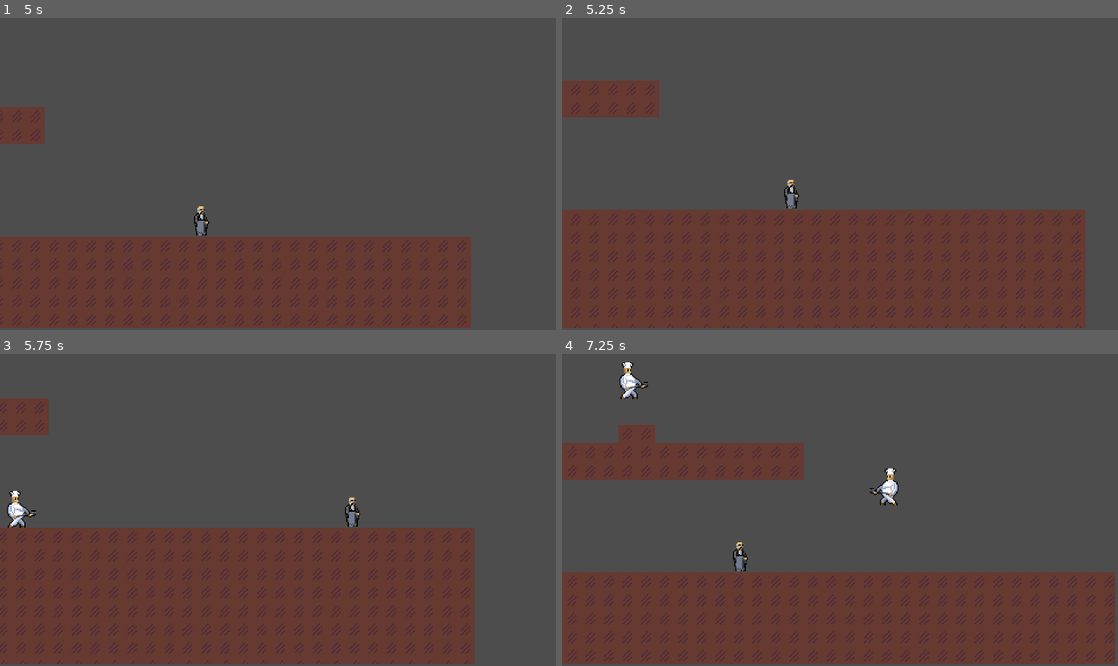
Above: before the commit, frames 1-4 (two rows, left to right).
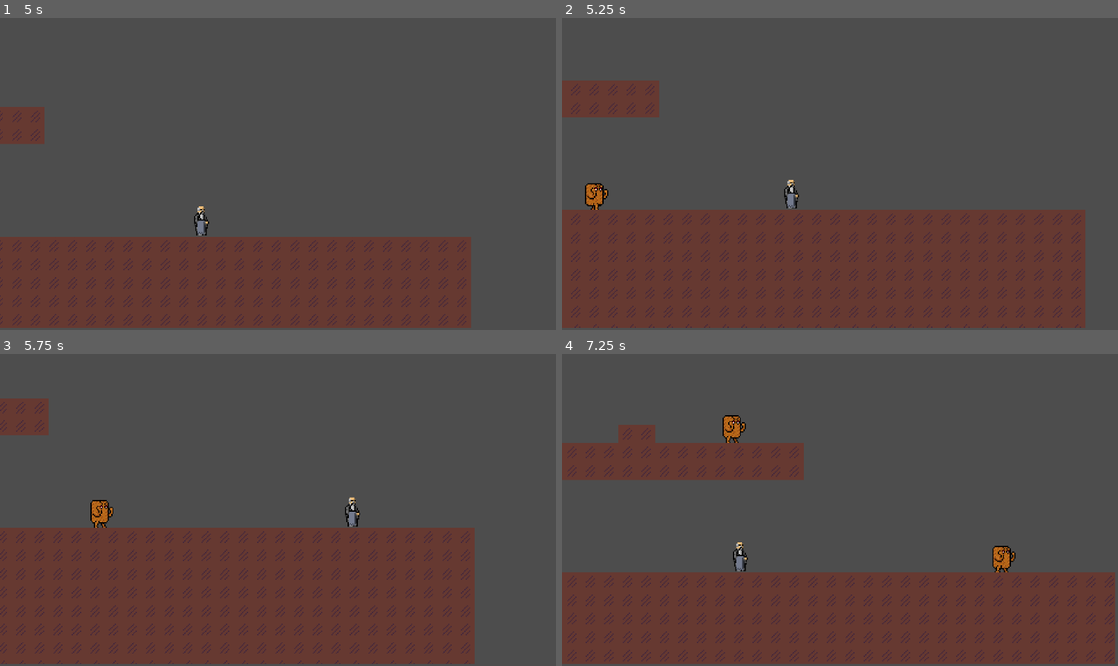
Above: after the commit, the same moments.

Repository: tixvage/bgj25.2
Game: Godot game, scene res://scenes/main.tscn
The game is run twice, just before and just after one commit, with the same random seed, the same clock (stepped at 60 frames per second) and the same inputs. The engine's default icon, where the game draws it, is replaced by a stand-in: a white triangle on a blue panel in a dark square. Sound files missing from this copy of the repository are replaced by a short silence.
Inputs (mouse positions are in pixels of both pictures, inside the frame that each line leads up to):
- Up to frame 1 (5 s): move the mouse to (400, 158) at 0.52 s; hold D (move_right) 0.53-2.03 s; click (400, 158) at 0.6 s; tap W (move_up) at 0.77, 1.52, 3.02, 3.77, 4.52 s; move the mouse to (166, 189) at 1.27 s; click (166, 189) at 1.35 s; move the mouse to (333, 105) at 2.02 s; hold A (move_left) 2.03-2.78 s; click (333, 105) at 2.1 s; move the mouse to (250, 236) at 2.77 s; hold D (move_right) 2.78-4.28 s; click (250, 236) at 2.85 s; move the mouse to (444, 220) at 3.52 s; click (444, 220) at 3.6 s; move the mouse to (111, 127) at 4.27 s; hold A (move_left) from 4.28 s (still down); click (111, 127) at 4.35 s
- Up to frame 2 (5.25 s): move the mouse to (867, 174) at 5.02 s; release A (move_left) at 5.03 s; hold D (move_right) from 5.03 s (still down); click (867, 174) at 5.1 s
- Up to frame 3 (5.75 s): keep holding D (move_right)
- Up to frame 4 (7.25 s): move the mouse to (756, 432) at 5.77 s; release D (move_right) at 5.78 s; hold A (move_left) from 5.78 s (still down); click (756, 432) at 5.85 s; tap W (move_up) at 6.02, 6.77 s; move the mouse to (962, 494) at 6.52 s; click (962, 494) at 6.6 s

Frame 1 is identical in both runs. In frame 2, 0.3% of the frame differs, in the area x 4-9%, y 53-62%; in frame 3, 0.6%; in frame 4, 1.2%, in the area x 10-82%, y 2-70%.

Commit message:
add real enemy animations

Diff:
--- a/scenes/demo_world.tscn
+++ b/scenes/demo_world.tscn
@@ -96,6 +96,9 @@
 [sub_resource type="RectangleShape2D" id="RectangleShape2D_4hlwr"]
 size = Vector2(16, 28)
 
+[sub_resource type="RectangleShape2D" id="RectangleShape2D_1464v"]
+size = Vector2(10, 5)
+
 [sub_resource type="RectangleShape2D" id="RectangleShape2D_tdn6g"]
 
 [node name="DemoWorld" type="Node2D"]
@@ -137,6 +140,12 @@
 position = Vector2(-3, 0)
 shape = SubResource("RectangleShape2D_4hlwr")
 
+[node name="HandArea" type="Area2D" parent="Player"]
+position = Vector2(7, 1)
+
+[node name="CollisionShape2D" type="CollisionShape2D" parent="Player/HandArea"]
+shape = SubResource("RectangleShape2D_1464v")
+
 [node name="DashDamageArea" type="Area2D" parent="Player"]
 position = Vector2(-2, 7)
 
--- a/scenes/enemy_none.tscn
+++ b/scenes/enemy_none.tscn
@@ -1,9 +1,9 @@
-[gd_scene load_steps=9 format=3 uid="uid://bfxyd2q71orbl"]
+[gd_scene load_steps=27 format=3 uid="uid://bfxyd2q71orbl"]
 
 [ext_resource type="Script" uid="uid://cgs4vdxquu2oq" path="res://scripts/enemy_none.gd" id="1_en8ch"]
 [ext_resource type="Script" uid="uid://cper3rsha37eo" path="res://scripts/enemy_data.gd" id="2_gqwvd"]
-[ext_resource type="Texture2D" uid="uid://b1g1yytw1fwip" path="res://assets/sprite/chefmitani.png" id="2_kar1k"]
 [ext_resource type="Shader" uid="uid://wykxxfv30sal" path="res://shaders/flash.gdshader" id="3_gqwvd"]
+[ext_resource type="Texture2D" uid="uid://b5240h5jumjff" path="res://assets/sprite/Lotusman.png" id="4_gqwvd"]
 
 [sub_resource type="Resource" id="Resource_d7m88"]
 script = ExtResource("2_gqwvd")
@@ -12,10 +12,156 @@
 metadata/_custom_type_script = "uid://cper3rsha37eo"
 
 [sub_resource type="RectangleShape2D" id="RectangleShape2D_1464v"]
-size = Vector2(19, 32)
+size = Vector2(19, 24)
 
 [sub_resource type="RectangleShape2D" id="RectangleShape2D_da435"]
-size = Vector2(19, 32)
+size = Vector2(19, 24)
+
+[sub_resource type="ShaderMaterial" id="ShaderMaterial_gqwvd"]
+resource_local_to_scene = true
+shader = ExtResource("3_gqwvd")
+shader_parameter/flash_light = Vector4(1, 1, 1, 1)
+shader_parameter/flash_amount = 0.0
+
+[sub_resource type="AtlasTexture" id="AtlasTexture_gqwvd"]
+atlas = ExtResource("4_gqwvd")
+region = Rect2(0, 96, 24, 24)
+
+[sub_resource type="AtlasTexture" id="AtlasTexture_d7m88"]
+atlas = ExtResource("4_gqwvd")
+region = Rect2(24, 96, 24, 24)
+
+[sub_resource type="AtlasTexture" id="AtlasTexture_cyj6w"]
+atlas = ExtResource("4_gqwvd")
+region = Rect2(48, 96, 24, 24)
+
+[sub_resource type="AtlasTexture" id="AtlasTexture_t8boq"]
+atlas = ExtResource("4_gqwvd")
+region = Rect2(72, 96, 24, 24)
+
+[sub_resource type="AtlasTexture" id="AtlasTexture_y42mx"]
+atlas = ExtResource("4_gqwvd")
+region = Rect2(96, 96, 24, 24)
+
+[sub_resource type="AtlasTexture" id="AtlasTexture_oi0rk"]
+atlas = ExtResource("4_gqwvd")
+region = Rect2(0, 72, 24, 24)
+
+[sub_resource type="AtlasTexture" id="AtlasTexture_06vrd"]
+atlas = ExtResource("4_gqwvd")
+region = Rect2(24, 72, 24, 24)
+
+[sub_resource type="AtlasTexture" id="AtlasTexture_nh8u4"]
+atlas = ExtResource("4_gqwvd")
+region = Rect2(48, 72, 24, 24)
+
+[sub_resource type="AtlasTexture" id="AtlasTexture_46ajb"]
+atlas = ExtResource("4_gqwvd")
+region = Rect2(72, 72, 24, 24)
+
+[sub_resource type="AtlasTexture" id="AtlasTexture_hq6qb"]
+atlas = ExtResource("4_gqwvd")
+region = Rect2(0, 0, 24, 24)
+
+[sub_resource type="AtlasTexture" id="AtlasTexture_65x8r"]
+atlas = ExtResource("4_gqwvd")
+region = Rect2(24, 0, 24, 24)
+
+[sub_resource type="AtlasTexture" id="AtlasTexture_28vlo"]
+atlas = ExtResource("4_gqwvd")
+region = Rect2(0, 48, 24, 24)
+
+[sub_resource type="AtlasTexture" id="AtlasTexture_lkrd3"]
+atlas = ExtResource("4_gqwvd")
+region = Rect2(0, 24, 24, 24)
+
+[sub_resource type="AtlasTexture" id="AtlasTexture_skfxb"]
+atlas = ExtResource("4_gqwvd")
+region = Rect2(24, 24, 24, 24)
+
+[sub_resource type="AtlasTexture" id="AtlasTexture_gqt1m"]
+atlas = ExtResource("4_gqwvd")
+region = Rect2(48, 24, 24, 24)
+
+[sub_resource type="AtlasTexture" id="AtlasTexture_q7pmh"]
+atlas = ExtResource("4_gqwvd")
+region = Rect2(72, 24, 24, 24)
+
+[sub_resource type="SpriteFrames" id="SpriteFrames_cyj6w"]
+animations = [{
+"frames": [{
+"duration": 0.8,
+"texture": SubResource("AtlasTexture_gqwvd")
+}, {
+"duration": 0.8,
+"texture": SubResource("AtlasTexture_d7m88")
+}, {
+"duration": 0.8,
+"texture": SubResource("AtlasTexture_cyj6w")
+}, {
+"duration": 0.8,
+"texture": SubResource("AtlasTexture_t8boq")
+}, {
+"duration": 0.8,
+"texture": SubResource("AtlasTexture_y42mx")
+}],
+"loop": false,
+"name": &"die",
+"speed": 5.0
+}, {
+"frames": [{
+"duration": 0.8,
+"texture": SubResource("AtlasTexture_oi0rk")
+}, {
+"duration": 0.8,
+"texture": SubResource("AtlasTexture_06vrd")
+}, {
+"duration": 0.8,
+"texture": SubResource("AtlasTexture_nh8u4")
+}, {
+"duration": 0.8,
+"texture": SubResource("AtlasTexture_46ajb")
+}],
+"loop": true,
+"name": &"hit",
+"speed": 5.0
+}, {
+"frames": [{
+"duration": 0.8,
+"texture": SubResource("AtlasTexture_hq6qb")
+}, {
+"duration": 0.8,
+"texture": SubResource("AtlasTexture_65x8r")
+}],
+"loop": false,
+"name": &"idle",
+"speed": 5.0
+}, {
+"frames": [{
+"duration": 0.8,
+"texture": SubResource("AtlasTexture_28vlo")
+}],
+"loop": false,
+"name": &"jump",
+"speed": 5.0
+}, {
+"frames": [{
+"duration": 0.8,
+"texture": SubResource("AtlasTexture_lkrd3")
+}, {
+"duration": 0.8,
+"texture": SubResource("AtlasTexture_skfxb")
+}, {
+"duration": 0.8,
+"texture": SubResource("AtlasTexture_gqt1m")
+}, {
+"duration": 0.8,
+"texture": SubResource("AtlasTexture_q7pmh")
+}],
+"loop": false,
+"name": &"run",
+"speed": 5.0
+}]
 
 [sub_resource type="ShaderMaterial" id="ShaderMaterial_d7m88"]
 resource_local_to_scene = true
@@ -43,11 +189,15 @@
 
 [node name="Root" type="Node2D" parent="."]
 
+[node name="AnimatedSprite2D" type="AnimatedSprite2D" parent="Root"]
+material = SubResource("ShaderMaterial_gqwvd")
+sprite_frames = SubResource("SpriteFrames_cyj6w")
+animation = &"run"
+
 [node name="Sprite2D" type="Sprite2D" parent="Root"]
+visible = false
 material = SubResource("ShaderMaterial_d7m88")
-texture = ExtResource("2_kar1k")
-hframes = 4
-vframes = 4
+texture = ExtResource("4_gqwvd")
 
 [node name="ObstacleRay" type="RayCast2D" parent="Root"]
 position = Vector2(0, 9)
@@ -60,3 +210,4 @@
 target_position = Vector2(0, -80)
 
 [connection signal="timeout" from="FlashTimer" to="." method="_on_flash_timer_timeout"]
+[connection signal="animation_finished" from="Root/AnimatedSprite2D" to="." method="_on_animated_sprite_2d_animation_finished"]
--- a/scripts/enemy_none.gd
+++ b/scripts/enemy_none.gd
@@ -4,7 +4,9 @@
 
 enum State {
 	RANDOM,
+	IDLE,
 	JUMP,
+	DIE,
 	KNOCKBACK,
 }
 
@@ -12,6 +14,7 @@
 const KNOCKBACK_FORCE_X: float = 10.0
 const KNOCKBACK_FORCE_Y: float = -30.0
 const KNOCKBACK_TIME: float = 0.7
+const IDLE_TIME: float = 1.0
 
 var accel: float = 200.0
 var state: State = State.RANDOM
@@ -19,11 +22,12 @@
 var knockback: Vector2
 var knockback_timer: float = 0.0
 var health: float = MAX_HEALTH
-var need_new_target: bool = false
+var need_new_target: bool = true
 var skipped_possible_jump: bool = false
+var idle_timer: float = IDLE_TIME
 
 @onready var flash_timer: Timer = $FlashTimer
-@onready var sprite: Sprite2D = $Root/Sprite2D
+@onready var sprite: AnimatedSprite2D = $Root/AnimatedSprite2D
 @onready var obstacle_ray: RayCast2D = $Root/ObstacleRay
 @onready var optional_jump_ray: RayCast2D = $Root/OptionalJumpRay
 @onready var head_ray: RayCast2D = $Root/HeadRay
@@ -31,28 +35,28 @@
 
 func change_state(new_state: State) -> void:
 	state = new_state
-	if state == State.RANDOM and need_new_target:
+	if state == State.IDLE:
+		idle_timer = IDLE_TIME
+	elif state == State.RANDOM and need_new_target:
 		current_target_x = randf_range(Global.enemy_manager.world_limit_min, Global.enemy_manager.world_limit_max)
 		need_new_target = false
+
 
 func _ready() -> void:
 	change_state(State.RANDOM)
 
 
-func die() -> void:
-	queue_free()
-
-
 func damage(amount: float) -> void:
 	health -= amount
 	if health <= 0:
-		die()
+		change_state(State.DIE)
 
 	flash_timer.start()
 	sprite.material.set_shader_parameter("flash_amount", 0.8)
 
 
 func damage_from_up(raw_nearness: float, mass: float) -> void:
+	if state == State.DIE: return
 	var nearness: float = absf(raw_nearness)
 	apply_knockback(
 		KNOCKBACK_TIME * nearness * Global.rng.randf_range(0.8, 1.2),
@@ -62,14 +66,27 @@
 		)
 	)
 	var damage_amount: float = mass * nearness * 2
+	change_state(State.KNOCKBACK)
 	damage(damage_amount)
-	change_state(State.KNOCKBACK)
 
 
 func apply_knockback(time: float, force: Vector2) -> void:
 	knockback = force
-	velocity.y = force.y
+	if force.y != 0:
+		velocity.y = force.y
 	knockback_timer = time
+
+
+func _process(delta: float) -> void:
+	if state == State.DIE:
+		if velocity.y == 0:
+			sprite.play("die")
+	elif velocity == Vector2.ZERO:
+		sprite.play("idle")
+	elif velocity.y != 0:
+		sprite.play("jump")
+	else:
+		sprite.play("run")
 
 
 func _physics_process(delta: float) -> void:
@@ -78,14 +95,12 @@
 	if not is_on_floor():
 		velocity += get_gravity() * delta
 
-	if state == State.RANDOM:
-		if abs(global_position.x - current_target_x) < Global.EPS:
-			need_new_target = true
-			change_state(State.RANDOM)
+	if state == State.DIE:
+		velocity.x = 0
+	elif state == State.RANDOM:
 		velocity.x = global_position.direction_to(Vector2(current_target_x, global_position.y)).x * 200.0
 		if obstacle_ray.is_colliding() and is_on_floor():
 			velocity.y = -300
-
 		#worst shit
 		if skipped_possible_jump and head_ray.is_colliding():
 			skipped_possible_jump = false
@@ -95,6 +110,14 @@
 					change_state(State.JUMP)
 				else:
 					skipped_possible_jump = true
+		if abs(global_position.x - current_target_x) < Global.EPS:
+			change_state(State.IDLE)
+			velocity.x = 0
+	elif state == State.IDLE:
+		idle_timer -= delta
+		if idle_timer < 0:
+			need_new_target = true
+			change_state(State.RANDOM)
 	elif state == State.JUMP:
 		velocity.y = -500
 		if not optional_jump_ray.is_colliding() or head_ray.is_colliding():
@@ -112,3 +135,8 @@
 
 func _on_flash_timer_timeout() -> void:
 	sprite.material.set_shader_parameter("flash_amount", 0.0)
+
+
+func _on_animated_sprite_2d_animation_finished() -> void:
+	if sprite.animation == "die":
+		queue_free()
--- a/scripts/player.gd
+++ b/scripts/player.gd
@@ -10,7 +10,6 @@
 const DASH_FORCE: float = 90.0
 const DASH_LIMIT: float = 150.0
 const SHAKE_FORCE: float = 1.0
-
 
 @onready var sprite: Sprite2D = $Sprite2D
 @onready var dash_ray: RayCast2D = $DashRay
@@ -27,6 +26,7 @@
 
 var data: PlayerData : get = get_current_data
 
+
 func _ready() -> void:
 	Global.player_manager.player = self
 	change_data(0)
@@ -39,6 +39,7 @@
 
 func get_current_data() -> PlayerData:
 	return player_datas[current_data]
+
 
 func start_dash() -> void:
 	is_dashing = true
@@ -69,6 +70,7 @@
 			if nearness != 0.5:
 				var raw_nearness: float = nearness if position.x < body.global_position.x else -nearness
 				body.get_parent().damage_from_up(raw_nearness, data.mass)
+
 
 func _physics_process(delta: float) -> void:
 	var on_floor := is_on_floor()
Binary file added: assets/sprite/Lotusman.png
Not shown, added: assets/sprite/Lotusman.png.import
Not shown: 1 places in scenes/demo_world.tscn that only renumber resources
